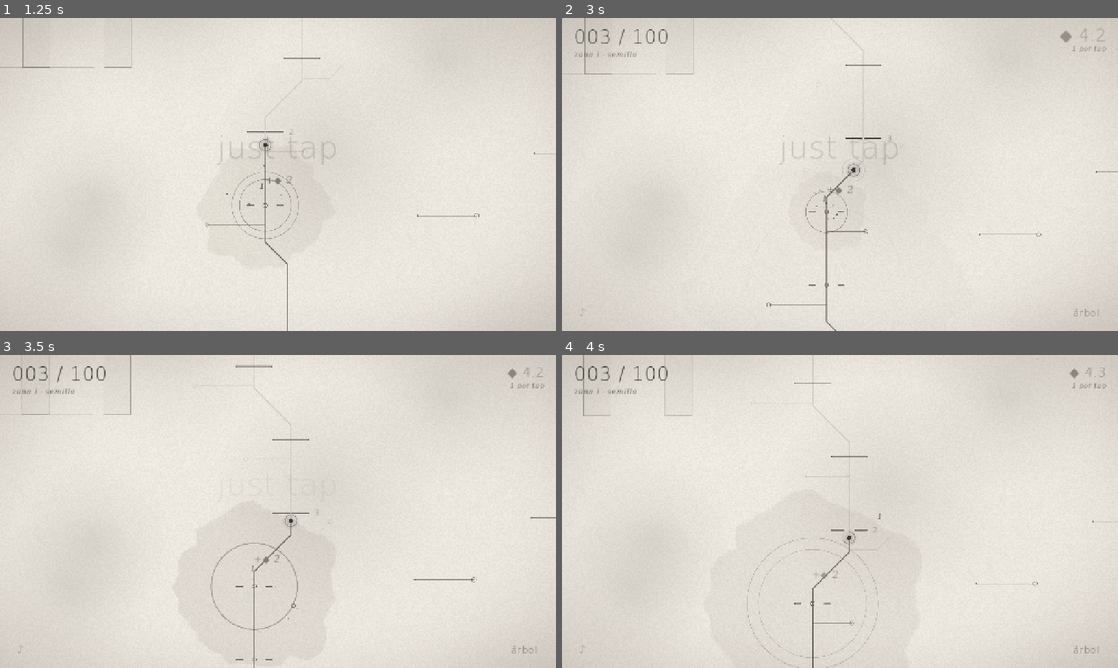
Above: before the commit, frames 1-4 (two rows, left to right).
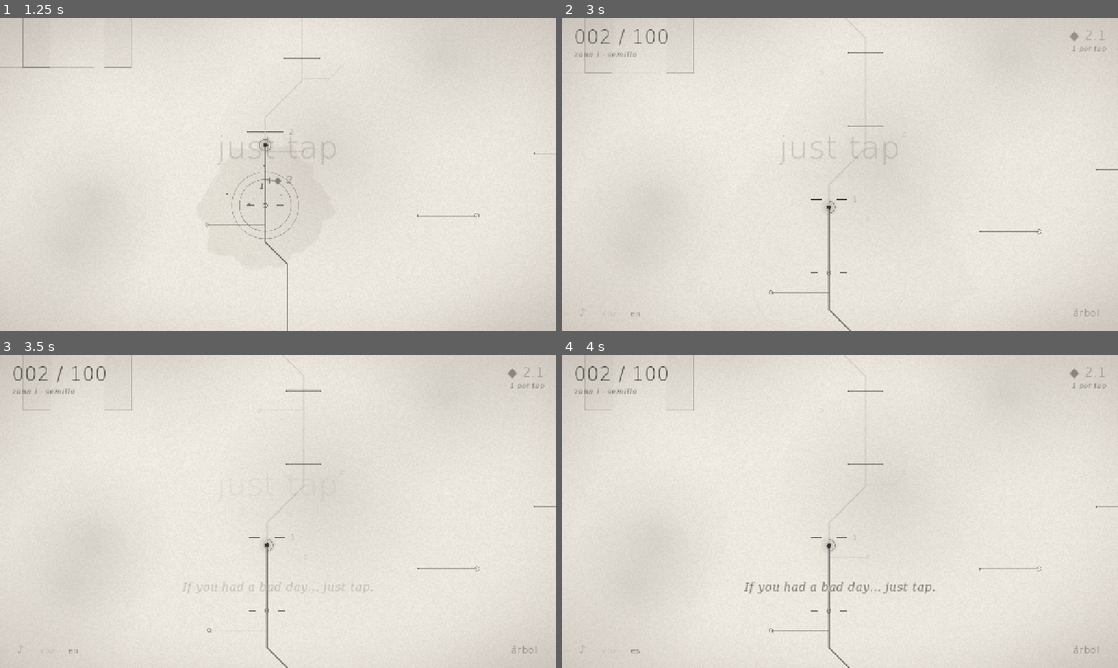
Above: after the commit, the same moments.

Repository: pablopalma/just-tap-repository
Game: Godot game, scene res://scenes/main.tscn
Same seed, same stepped clock (60 frames per second), same inputs: the game is played once before the commit and once after it.
Inputs (mouse positions are in pixels of both pictures, inside the frame that each line leads up to):
- Up to frame 1 (1.25 s): tap Enter at 0.5 s; move the mouse to (400, 158) at 0.52 s; click (400, 158) at 0.67 s; tap Space at 0.77 s
- Up to frame 2 (3 s): move the mouse to (728, 190) at 1.27 s; click (728, 190) at 1.42 s; tap Space at 1.52 s; click "♪" at 2 s; click (606, 312) at 2.75 s, where only the run after the commit has a clickable "voz"
- Up to frame 3 (3.5 s): no input
- Up to frame 4 (4 s): click (634, 649) at 3.5 s, where only the run after the commit has a clickable "en"

Frame 1 is identical in both runs. In frame 2, 1.2% of the frame differs, in the area x 0-100%, y 0-100%; in frame 3, 1.2%; in frame 4, 1.6%, in the area x 3-100%, y 0-100%.

Commit message:
Voz del narrador y subtítulos en inglés o español
- Guion completo del §20 en data/voice_lines.gd, en los dos idiomas.
  La voz es siempre en inglés; los subtítulos siguen el idioma elegido
  con el botón es/en del HUD.
- Narrador con cola de 7 s, una vez por partida, ducking de la música y
  disparadores por barrera, zona, trabado, final, renacer e inactividad.
- Primeras cinco grabaciones (líneas 0, 0b, 1, 2 y 4) en audio/voices,
  nombradas vo_<id>.mp3.

Co-Authored-By: Claude Opus 5.5 <noreply@anthropic.com>

Diff:
--- a/autoload/game_state.gd
+++ b/autoload/game_state.gd
@@ -24,6 +24,8 @@
 var up := {}
 var rebirths := 0
 var seen := {}
+## Voice lines already said this run (§20.4).
+var said := {}
 var finished := false
 ## False during the intro and the ending: taps and regeneration wait.
 var running := false
@@ -235,7 +237,7 @@
 
 func to_dict() -> Dictionary:
 	return {"stage": stage, "hp": hp, "light": light, "up": up, "reb": rebirths, "seen": seen,
-		"finished": finished}
+		"finished": finished, "said": said.keys()}
 
 
 func from_dict(d: Dictionary) -> void:
@@ -251,6 +253,9 @@
 	for k in u:
 		if Upgrades.DATA.has(k):
 			up[k] = int(u[k])
+	said = {}
+	for id in d.get("said", []):
+		said[str(id)] = true
 	seen = {}
 	var s: Dictionary = d.get("seen", {})
 	for k in s:
--- /dev/null
+++ b/autoload/narrator.gd
@@ -0,0 +1,139 @@
+extends Node
+## The voice (design doc §10, §20.4). Lines queue up with at least 7 s between them and never
+## overlap; each story line plays once per run (saved in GameState.said); while it speaks the music
+## ducks 3 dB. The voice is always English; subtitles follow SaveSystem.lang.
+
+signal line_started(id: String, text: String, duration: float)
+
+const GAP := 7.0
+const MIN_SHOW := 5.6
+const DUCK_DB := -3.0
+const IDLE_AFTER := 25.0
+const IDLE_EVERY := 180.0
+const VOICE_BUS := &"Voice"
+
+var _queue: Array[String] = []
+var _cooldown := 0.0
+var _player: AudioStreamPlayer
+var _idle_i := 0
+var _idle_cool := 0.0
+var _last_tap := 0.0
+var _duck_tween: Tween
+
+
+func _ready() -> void:
+	if AudioServer.get_bus_index(VOICE_BUS) == -1:
+		AudioServer.add_bus()
+		var i := AudioServer.bus_count - 1
+		AudioServer.set_bus_name(i, VOICE_BUS)
+		AudioServer.set_bus_send(i, &"Master")
+		var rv := AudioEffectReverb.new()
+		rv.room_size = 0.55
+		rv.damping = 0.6
+		rv.wet = 0.18
+		AudioServer.add_bus_effect(i, rv)
+	_player = AudioStreamPlayer.new()
+	_player.bus = VOICE_BUS
+	add_child(_player)
+	_player.finished.connect(_unduck)
+
+	GameState.gate_broken.connect(_on_gate_broken)
+	GameState.zone_completed.connect(_on_zone_completed)
+	GameState.game_finished.connect(_on_finished)
+	GameState.reborn.connect(_on_reborn)
+	GameState.hit.connect(_on_hit)
+
+
+## Queue a line. Story lines play once per run; pass once = false for idle, return and rebirth.
+func say(id: String, once := true) -> void:
+	if not VoiceLines.LINES.has(id):
+		return
+	if once:
+		if GameState.said.has(id) or _queue.has(id):
+			return
+		GameState.said[id] = true
+	_queue.append(id)
+
+
+func _process(delta: float) -> void:
+	_cooldown = maxf(0.0, _cooldown - delta)
+	_idle_cool = maxf(0.0, _idle_cool - delta)
+	if not _queue.is_empty() and _cooldown <= 0.0 and not _player.playing:
+		_speak(_queue.pop_front())
+	_check_stuck_and_idle()
+
+
+func _speak(id: String) -> void:
+	var duration := MIN_SHOW
+	var path := VoiceLines.audio_path(id)
+	if path != "" and SaveSystem.voice_on:
+		var stream: AudioStream = load(path)
+		_player.stream = stream
+		_player.play()
+		duration = maxf(MIN_SHOW, stream.get_length() + 1.5)
+		_duck()
+	_cooldown = maxf(GAP, duration + 1.0)
+	line_started.emit(id, VoiceLines.text(id, SaveSystem.lang), duration)
+
+
+func _duck() -> void:
+	_tween_music(DUCK_DB, 0.6)
+
+
+func _unduck() -> void:
+	_tween_music(0.0, 1.5)
+
+
+func _tween_music(db: float, time: float) -> void:
+	var bus := AudioServer.get_bus_index(Music.MUSIC_BUS)
+	if bus == -1:
+		return
+	if _duck_tween:
+		_duck_tween.kill()
+	_duck_tween = create_tween()
+	_duck_tween.tween_method(func(v: float) -> void: AudioServer.set_bus_volume_db(bus, v),
+		AudioServer.get_bus_volume_db(bus), db, time)
+
+
+# --- Triggers ---------------------------------------------------------------
+
+func _on_gate_broken(n: int) -> void:
+	var reached := n + 1
+	if VoiceLines.ON_REACH.has(reached):
+		say(VoiceLines.ON_REACH[reached])
+
+
+func _on_zone_completed(z: int) -> void:
+	if VoiceLines.ON_ZONE.has(z):
+		say(VoiceLines.ON_ZONE[z])
+
+
+func _on_hit(_damage: float, _crit: bool, source: String) -> void:
+	if source == "tap":
+		_last_tap = GameState.clock
+
+
+## The ending: three lines, 7 s apart by the queue's own spacing.
+func _on_finished() -> void:
+	for id in VoiceLines.ENDING:
+		say(id)
+
+
+func _on_reborn() -> void:
+	GameState.said = {}
+	_queue.clear()
+	say("rebirth", false)
+
+
+## Same condition as the HUD's "mejorá el árbol" hint, once per chapter. And, if nobody has
+## tapped for a while, a gentle reminder at most every 3 minutes.
+func _check_stuck_and_idle() -> void:
+	var g := GameState
+	if not g.running or g.finished:
+		return
+	if g.time_at_gate > 12.0 and g.taps_at_gate > 25 and g.progress() < 0.25:
+		say(VoiceLines.ON_STUCK[Palette.chapter_of(g.stage)])
+	if g.clock - _last_tap > IDLE_AFTER and _idle_cool <= 0.0 and _queue.is_empty():
+		_idle_cool = IDLE_EVERY
+		say(VoiceLines.IDLE[_idle_i % VoiceLines.IDLE.size()], false)
+		_idle_i += 1
--- a/autoload/save_system.gd
+++ b/autoload/save_system.gd
@@ -6,6 +6,8 @@
 
 var music_on := true
 var voice_on := true
+## Subtitle language: "en" or "es". The voice itself is always English.
+var lang := "es" if OS.get_locale_language() == "es" else "en"
 ## True when a save with progress existed at startup.
 var had_progress := false
 
@@ -37,6 +39,7 @@
 	var d := GameState.to_dict()
 	d["music_on"] = music_on
 	d["voice_on"] = voice_on
+	d["lang"] = lang
 	var f := FileAccess.open(PATH, FileAccess.WRITE)
 	if f == null:
 		push_warning("Could not save: %s" % FileAccess.get_open_error())
@@ -58,6 +61,7 @@
 	GameState.from_dict(d)
 	music_on = bool(d.get("music_on", true))
 	voice_on = bool(d.get("voice_on", true))
+	lang = str(d.get("lang", lang))
 	had_progress = GameState.stage > 1 or GameState.light > 0.0
 
 
--- /dev/null
+++ b/data/voice_lines.gd
@@ -0,0 +1,88 @@
+class_name VoiceLines
+extends RefCounted
+## The voice's script (design doc §20.3). The voice is always English; subtitles show in the
+## chosen language. Audio for line <id> lives at res://audio/voices/vo_<id>.mp3 (or .ogg/.wav);
+## a line without a recording still shows its subtitle.
+
+const LINES := {
+	"00": {"en": "If you had a bad day… just tap.", "es": "Si tuviste un mal día… simplemente tocá."},
+	"00b": {"en": "Welcome back. Where were we?", "es": "Volviste. ¿Dónde estábamos?"},
+	# grey
+	"01": {"en": "Some days, everything turns grey.", "es": "Hay días en que todo se vuelve gris."},
+	"02": {"en": "It pushes back. That's alright.", "es": "Empuja de vuelta. Está bien."},
+	"03": {"en": "There. Something small. It still counts.", "es": "Ahí está. Algo chiquito. Igual cuenta."},
+	"04": {"en": "You don't have to fix the whole day. Just the next tap.",
+		"es": "No tenés que arreglar el día entero. Sólo el próximo toque."},
+	"05": {"en": "It's heavy, isn't it? Grow a little. Then try again.",
+		"es": "Pesa, ¿no? Crecé un poco. Después volvé a intentar."},
+	"06": {"en": "Do you feel that? That's anger. It means you still care.",
+		"es": "¿Lo sentís? Es enojo. Quiere decir que todavía te importa."},
+	# red
+	"07": {"en": "Go on. Hit it. It can take it.", "es": "Dale. Pegale. Lo aguanta."},
+	"08": {"en": "It keeps coming back around, doesn't it?", "es": "Vuelve y vuelve, ¿no?"},
+	"09": {"en": "Anger is just energy that hasn't found its way yet.",
+		"es": "El enojo es energía que todavía no encontró su camino."},
+	"10": {"en": "Give it somewhere to go. Up.", "es": "Dale un lugar a dónde ir. Arriba."},
+	"11": {"en": "Pushing harder isn't always stronger.", "es": "Empujar más fuerte no siempre es ser más fuerte."},
+	"12": {"en": "Breathe in… and let it go.", "es": "Respirá… y soltalo."},
+	# green
+	"13": {"en": "You can be more than one thing at once.", "es": "Podés ser más de una cosa a la vez."},
+	"14": {"en": "Look behind you. You've been building something.", "es": "Mirá atrás. Estuviste construyendo algo."},
+	"15": {"en": "Things grow slowly. So do you.", "es": "Las cosas crecen despacio. Vos también."},
+	"16": {"en": "Resting is part of it too.", "es": "Descansar también es parte."},
+	"17": {"en": "Roots grow when nothing seems to happen.", "es": "Las raíces crecen cuando parece que no pasa nada."},
+	"18": {"en": "And now it hurts a little. That's how you know it's leaving.",
+		"es": "Y ahora duele un poco. Así sabés que se está yendo."},
+	# blue
+	"19": {"en": "Breathe with it. Not against it.", "es": "Respirá con eso. No contra eso."},
+	"20": {"en": "You've been carrying this all day.", "es": "Estuviste cargando esto todo el día."},
+	"21": {"en": "You can put it down here. I'll hold it for a while.",
+		"es": "Podés dejarlo acá. Yo lo sostengo un rato."},
+	"22": {"en": "It was never about breaking walls.", "es": "Nunca se trató de romper paredes."},
+	"23": {"en": "It's okay to be sad and keep going at the same time.",
+		"es": "Está bien estar triste y seguir al mismo tiempo."},
+	"24": {"en": "It was about not stopping.", "es": "Se trataba de no detenerse."},
+	# yellow
+	"25": {"en": "All of you. Together again.", "es": "Todo vos. Juntos otra vez."},
+	"26": {"en": "Do you remember this morning? Before all of it?", "es": "¿Te acordás de esta mañana? ¿Antes de todo?"},
+	"27": {"en": "It's still there. It always was.", "es": "Sigue ahí. Siempre estuvo."},
+	"28": {"en": "Almost. Don't rush the ending.", "es": "Casi. No apures el final."},
+	"29": {"en": "Slowly. The light isn't going anywhere.", "es": "Despacio. La luz no se va a ningún lado."},
+	# ending
+	"30": {"en": "I'm the part of you that keeps going.", "es": "Soy la parte de vos que sigue adelante."},
+	"31": {"en": "You found me again.", "es": "Me volviste a encontrar."},
+	"32": {"en": "Tomorrow, if it's grey again… you know what to do.",
+		"es": "Mañana, si vuelve a estar gris… ya sabés qué hacer."},
+	"rebirth": {"en": "Again? Of course. I'm always here.", "es": "¿Otra vez? Claro. Siempre estoy acá."},
+	"idle1": {"en": "I'll wait.", "es": "Te espero."},
+	"idle2": {"en": "Take your time.", "es": "Tomate tu tiempo."},
+	"idle3": {"en": "Still here.", "es": "Sigo acá."},
+}
+
+## Reaching barrier n says the line once.
+const ON_REACH := {3: "01", 8: "02", 14: "04", 24: "07", 35: "10", 44: "14", 55: "16", 64: "20",
+	75: "22", 84: "26", 95: "28"}
+
+## Completing zone z (1..9); zone 10 is the ending.
+const ON_ZONE := {1: "03", 2: "06", 3: "09", 4: "12", 5: "15", 6: "18", 7: "21", 8: "24", 9: "27"}
+
+## First time stuck in each chapter (0 grey .. 4 yellow).
+const ON_STUCK := ["05", "11", "17", "23", "29"]
+
+const ENDING := ["30", "31", "32"]
+const IDLE := ["idle1", "idle2", "idle3"]
+
+# Lines 08, 13, 19 and 25 belong to chapter mechanics that are not in the game yet (§19).
+
+
+static func text(id: String, lang: String) -> String:
+	var l: Dictionary = LINES.get(id, {})
+	return l.get(lang, l.get("en", ""))
+
+
+static func audio_path(id: String) -> String:
+	for ext in ["mp3", "ogg", "wav"]:
+		var p := "res://audio/voices/vo_%s.%s" % [id, ext]
+		if ResourceLoader.exists(p):
+			return p
+	return ""
--- a/project.godot
+++ b/project.godot
@@ -22,6 +22,7 @@
 GameState="*res://autoload/game_state.gd"
 SaveSystem="*res://autoload/save_system.gd"
 Music="*res://autoload/music.gd"
+Narrator="*res://autoload/narrator.gd"
 
 [display]
 
--- a/scripts/main.gd
+++ b/scripts/main.gd
@@ -25,6 +25,7 @@
 var zone_title: Screens.ZoneTitle
 var end_screen: Screens.EndScreen
 var intro: Screens.Intro
+var subtitle: Screens.Subtitle
 var depth: DepthBackground
 var bird: GiantBird
 var flash: ColorRect
@@ -109,6 +110,9 @@
 	ui.add_child(hud)
 	zone_title = Screens.ZoneTitle.new()
 	ui.add_child(zone_title)
+	subtitle = Screens.Subtitle.new()
+	ui.add_child(subtitle)
+	Narrator.line_started.connect(_on_line)
 	end_screen = Screens.EndScreen.new()
 	end_screen.rebirth_pressed.connect(GameState.rebirth)
 	ui.add_child(end_screen)
@@ -152,11 +156,24 @@
 	intro = null
 	create_tween().tween_property(hud, "modulate:a", 1.0, 2.0).set_delay(0.6)
 	Music.start()
+	# The voice greets once the line has started climbing.
+	get_tree().create_timer(2.5).timeout.connect(_greet.bind(SaveSystem.had_progress))
 	if GameState.finished:
 		_enter_final(true)
 		return
 	mode = Mode.PLAY
 	GameState.running = true
+
+
+func _on_line(_id: String, text: String, duration: float) -> void:
+	subtitle.show_line(text, duration)
+
+
+func _greet(returning: bool) -> void:
+	if returning:
+		Narrator.say("00b", false)
+	else:
+		Narrator.say("00")
 
 
 func _process(delta: float) -> void:
--- a/scripts/ui/hud.gd
+++ b/scripts/ui/hud.gd
@@ -9,6 +9,8 @@
 var _dmg: Label
 var _hint: Label
 var _music: Button
+var _voice: Button
+var _lang: Button
 var _tree: Button
 var _dot: Label
 var _total_taps := 0
@@ -52,6 +54,12 @@
 	_music.offset_bottom = -18
 	_music.pressed.connect(_toggle_music)
 	add_child(_music)
+
+	_voice = _bottom_left_button("voz", 78, 138)
+	_voice.pressed.connect(_toggle_voice)
+	_lang = _bottom_left_button("", 144, 194)
+	_lang.pressed.connect(_toggle_lang)
+	_update_lang()
 
 	_tree = UIStyle.button("árbol", 22)
 	_tree.set_anchors_and_offsets_preset(PRESET_BOTTOM_RIGHT)
@@ -111,6 +119,35 @@
 		l.text = text
 
 
+func _bottom_left_button(text: String, left: float, right: float) -> Button:
+	var b := UIStyle.button(text, 18)
+	b.set_anchors_and_offsets_preset(PRESET_BOTTOM_LEFT)
+	b.offset_left = left
+	b.offset_top = -62
+	b.offset_right = right
+	b.offset_bottom = -18
+	add_child(b)
+	return b
+
+
+func _toggle_voice() -> void:
+	SaveSystem.voice_on = not SaveSystem.voice_on
+	SaveSystem.save_game()
+	_voice.modulate.a = 1.0 if SaveSystem.voice_on else 0.35
+
+
+## Subtitles in English or Spanish; the voice stays English.
+func _toggle_lang() -> void:
+	SaveSystem.lang = "en" if SaveSystem.lang == "es" else "es"
+	SaveSystem.save_game()
+	_update_lang()
+
+
+func _update_lang() -> void:
+	_lang.text = SaveSystem.lang
+	_voice.modulate.a = 1.0 if SaveSystem.voice_on else 0.35
+
+
 ## The light counter swells when light pours in.
 func pulse() -> void:
 	_light.pivot_offset = Vector2(_light.size.x, _light.size.y * 0.5)
--- a/scripts/ui/screens.gd
+++ b/scripts/ui/screens.gd
@@ -87,6 +87,39 @@
 		_tween.tween_property(self, "modulate:a", 0.0, 2.0)
 
 
+## The voice's words, in the chosen language, low on the screen so they never cover a zone title.
+class Subtitle extends Control:
+	var _label: Label
+	var _tween: Tween
+
+	func _init() -> void:
+		set_anchors_and_offsets_preset(PRESET_FULL_RECT)
+		mouse_filter = MOUSE_FILTER_IGNORE
+		_label = UIStyle.label("", 26, true, Palette.INK)
+		_label.horizontal_alignment = HORIZONTAL_ALIGNMENT_CENTER
+		_label.autowrap_mode = TextServer.AUTOWRAP_WORD_SMART
+		_label.add_theme_constant_override("outline_size", 8)
+		_label.add_theme_color_override("font_outline_color", Color(Palette.PAPER, 0.85))
+		add_child(_label)
+		_label.modulate.a = 0.0
+		resized.connect(_place)
+
+	func _place() -> void:
+		var w := minf(size.x - 80.0, 820.0)
+		_label.size = Vector2(w, 80)
+		_label.position = Vector2((size.x - w) * 0.5, size.y * 0.72)
+
+	func show_line(text: String, duration: float) -> void:
+		_place()
+		_label.text = text
+		if _tween:
+			_tween.kill()
+		_tween = create_tween()
+		_tween.tween_property(_label, "modulate:a", 1.0, 1.2)
+		_tween.tween_interval(maxf(0.5, duration - 2.7))
+		_tween.tween_property(_label, "modulate:a", 0.0, 1.5)
+
+
 ## "you made colour" and the rebirth button, low on the screen over a paper gradient.
 class EndScreen extends Control:
 	signal rebirth_pressed
--- a/tools/screenshots.gd
+++ b/tools/screenshots.gd
@@ -3,7 +3,7 @@
 ## godot --path . res://tools/screenshots.tscn
 ## Note: it overwrites user://save.json.
 
-const SHOTS := {30: "01_intro", 200: "02_depth", 522: "03_bird_close", 702: "04_bird_far", 900: "05_tree",
+const SHOTS := {30: "01_intro", 260: "02_depth", 522: "03_bird_close", 702: "04_bird_far", 900: "05_tree",
 	1180: "06_zone_event", 1500: "07_later"}
 
 var _frames := 0
Not shown, added: audio/voices/[curious] Do you feel that [pause] That's anger. [long pause] [softly] It means you still care....mp3.import
Not shown, added: audio/voices/[playfully] Go on. [short pause] Hit it. [short pause] It can take it....mp3.import
Not shown, added: audio/voices/[sighs] It's heavy, isn't it [pause] Grow a little. [short pause] Then try again....mp3.import
Not shown, added: audio/voices/vo_00.mp3.import
Not shown, added: audio/voices/vo_00b.mp3.import
Not shown, added: audio/voices/vo_01.mp3.import
Not shown, added: audio/voices/vo_02.mp3.import
Not shown, added: audio/voices/vo_04.mp3.import
Not shown, added: autoload/narrator.gd.uid
Not shown, added: data/voice_lines.gd.uid
Not shown, added: audio/voices/[curious] Do you feel that [pause] That's anger. [long pause] [softly] It means you still care....mp3
Not shown, added: audio/voices/[playfully] Go on. [short pause] Hit it. [short pause] It can take it....mp3
(and 6 more such lines)
